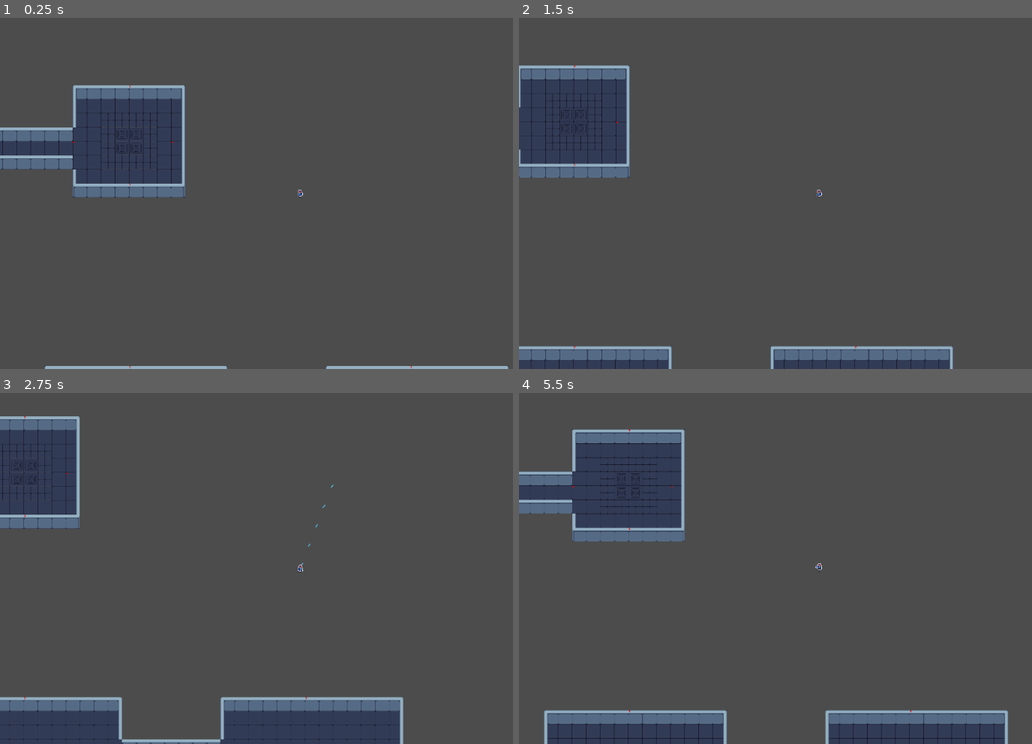
Above: before the commit, frames 1-4 (two rows, left to right).
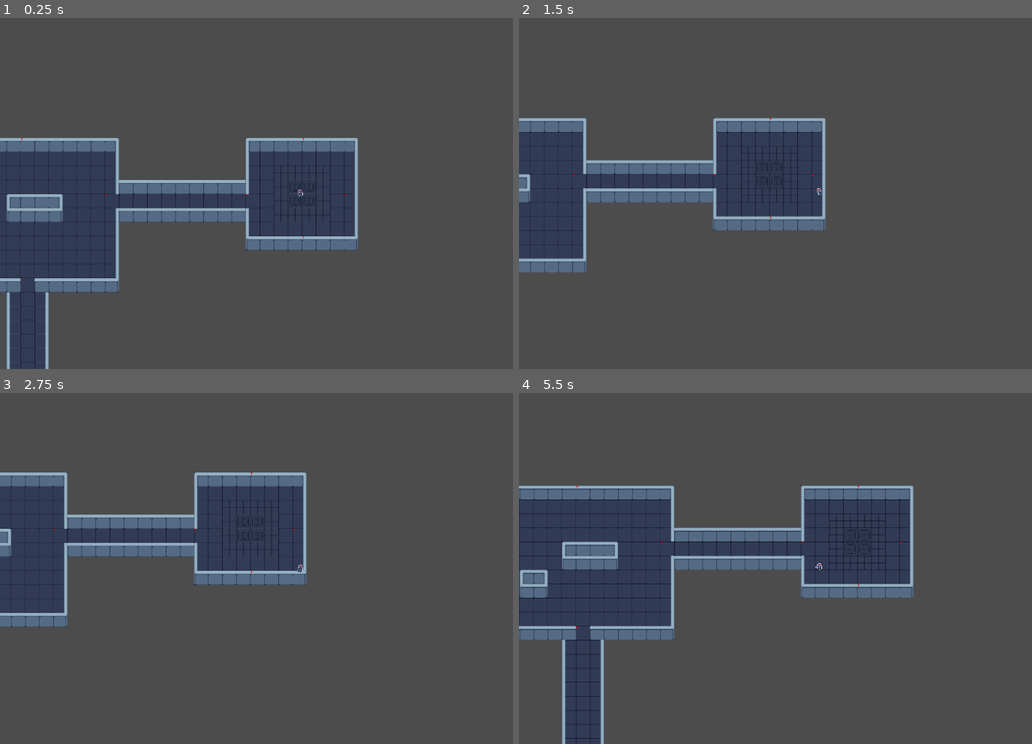
Above: after the commit, the same moments.

Repository: Manteater/H446_NEA
Game: Godot game, scene res://Source/Levels/Dungeon.tscn
The game is run twice, just before and just after one commit, with the same random seed, the same clock (stepped at 60 frames per second) and the same inputs. This scene is started directly instead of the project's main scene.
Inputs (mouse positions are in pixels of both pictures, inside the frame that each line leads up to):
- Up to frame 1 (0.25 s): no input
- Up to frame 2 (1.5 s): tap Enter at 0.5 s; move the mouse to (949, 175) at 0.52 s; hold D (move_right) 0.53-1.28 s; tap E (Interact) at 0.6 s; move the mouse to (698, 211) at 1.27 s; hold S (move_down) from 1.28 s (still down); right-click (698, 211) at 1.35 s
- Up to frame 3 (2.75 s): move the mouse to (359, 491) at 2.02 s; release S (move_down) at 2.03 s; press the mouse at (359, 491) at 2.03 s; hold D (move_right) from 2.03 s (still down)
- Up to frame 4 (5.5 s): move the mouse to (790, 638) at 2.77 s; release D (move_right) at 2.78 s; release the mouse at (790, 638) at 2.78 s; hold W (move_up) 2.78-3.53 s; tap E (Interact) at 2.85, 5.1 s; move the mouse to (1001, 621) at 3.52 s; hold Right mouse button (dash) 3.53-4.28 s; hold A (move_left) 3.53-5.03 s; move the mouse to (636, 515) at 4.27 s; click (636, 515) at 4.35 s; move the mouse to (847, 568) at 5.02 s; hold S (move_down) from 5.03 s (still down)

The runs differ from the first frame. In frame 1, 26% of the frame differs, in the area x 0-100%, y 19-100%; in frame 2, 23%; in frame 3, 25%; in frame 4, 33%, in the area x 0-96%, y 10-100%.

Commit message:
generation working

Diff:
--- a/Source/Actors/Player.tscn
+++ b/Source/Actors/Player.tscn
@@ -200,6 +200,7 @@
 [node name="Gun" type="Sprite" parent="."]
 position = Vector2( 9, 3 )
 scale = Vector2( 1.14286, 1.1875 )
+z_index = 2
 texture = ExtResource( 3 )
 script = ExtResource( 4 )
 cooldown = 10
--- a/Source/Levels/Dungeon.tscn
+++ b/Source/Levels/Dungeon.tscn
@@ -27,6 +27,12 @@
 [sub_resource type="ConvexPolygonShape2D" id=4]
 points = PoolVector2Array( 96, 96, 0, 96, 0, 0, 96, 0 )
 
+[sub_resource type="ConvexPolygonShape2D" id=5]
+points = PoolVector2Array( 32, 96, 0, 96, 0, 0, 32, 0 )
+
+[sub_resource type="ConvexPolygonShape2D" id=6]
+points = PoolVector2Array( 96, 96, 64, 96, 64, 0, 96, 0 )
+
 [sub_resource type="TileSet" id=1]
 0/name = "tileset x3.png 0"
 0/texture = ExtResource( 4 )
@@ -50,6 +56,48 @@
 "shape_transform": Transform2D( 1, 0, 0, 1, 0, 0 )
 } ]
 0/z_index = 0
+1/name = "tileset x3.png 1"
+1/texture = ExtResource( 4 )
+1/tex_offset = Vector2( 0, 0 )
+1/modulate = Color( 1, 1, 1, 1 )
+1/region = Rect2( 96, 768, 96, 96 )
+1/tile_mode = 0
+1/occluder_offset = Vector2( 0, 0 )
+1/navigation_offset = Vector2( 0, 0 )
+1/shape_offset = Vector2( 0, 0 )
+1/shape_transform = Transform2D( 1, 0, 0, 1, 0, 0 )
+1/shape = SubResource( 5 )
+1/shape_one_way = false
+1/shape_one_way_margin = 1.0
+1/shapes = [ {
+"autotile_coord": Vector2( 0, 0 ),
+"one_way": false,
+"one_way_margin": 1.0,
+"shape": SubResource( 5 ),
+"shape_transform": Transform2D( 1, 0, 0, 1, 0, 0 )
+} ]
+1/z_index = 0
+2/name = "tileset x3.png 2"
+2/texture = ExtResource( 4 )
+2/tex_offset = Vector2( 0, 0 )
+2/modulate = Color( 1, 1, 1, 1 )
+2/region = Rect2( 864, 768, 96, 96 )
+2/tile_mode = 0
+2/occluder_offset = Vector2( 0, 0 )
+2/navigation_offset = Vector2( 0, 0 )
+2/shape_offset = Vector2( 0, 0 )
+2/shape_transform = Transform2D( 1, 0, 0, 1, 0, 0 )
+2/shape = SubResource( 6 )
+2/shape_one_way = false
+2/shape_one_way_margin = 1.0
+2/shapes = [ {
+"autotile_coord": Vector2( 0, 0 ),
+"one_way": false,
+"one_way_margin": 1.0,
+"shape": SubResource( 6 ),
+"shape_transform": Transform2D( 1, 0, 0, 1, 0, 0 )
+} ]
+2/z_index = 0
 
 [node name="Dungeon" type="Node2D"]
 script = ExtResource( 1 )
@@ -70,6 +118,7 @@
 format = 1
 
 [node name="border" type="TileMap" parent="."]
+z_index = 3
 tile_set = SubResource( 1 )
 cell_size = Vector2( 96, 96 )
 collision_layer = 4
@@ -80,14 +129,11 @@
 zoom = Vector2( 4, 4 )
 
 [node name="Player" parent="." instance=ExtResource( 3 )]
-position = Vector2( 1168, 358 )
+position = Vector2( -13, -2 )
 z_index = 1
 speed = 800
 
 [node name="Camera2D" parent="Player" index="7"]
 zoom = Vector2( 4, 4 )
 
-[node name="CollisionShape2D" parent="Player/interactionArea" index="0"]
-position = Vector2( 5, 2 )
-
 [editable path="Player"]
--- a/Source/Levels/LevelGenerator.gd
+++ b/Source/Levels/LevelGenerator.gd
@@ -68,7 +68,7 @@
 		var coordX = startCell.x + (directionVec*i).x#updates the vector by moving it in the direction specified
 		var coordY = startCell.y + (directionVec*i).y
 		#print("coordinate (", coordX,",",coordY,")")
-		border.set_cell(coordX,coordY,1)
+		ground.set_cell(coordX,coordY,1)
 		if directionVec.y == 0:#if the y value doesnt change then the path must be horizontal
 			#either up or down
 			#puts tiles up and below the y coordinates
@@ -78,9 +78,9 @@
 			ground.set_cell(coordX,coordY-1,0)
 		else:	#otherwise it must be vertical
 			#puts cells left and right of the coordinate
-			border.set_cell(coordX+1,coordY,0)
+			border.set_cell(coordX+1,coordY,2)
 			ground.set_cell(coordX+1,coordY,0)
-			border.set_cell(coordX-1,coordY,0)
+			border.set_cell(coordX-1,coordY,1)
 			ground.set_cell(coordX-1,coordY,0)
 
 		ground.set_cell(coordX,coordY,0)
@@ -149,14 +149,32 @@
 	return currentCoord
 
 func removeCollisions(room):
-	var roomTiles = room.get_node("border")#the tilemap for the walls is fetched from the room node
-	var worldUsed = ground.get_used_cells()#the cells that are used for the hallways are fetched
-	var roomUsed = roomTiles.get_used_cells()#the cells used in the tilemap for the room walls are fetched
-	for cell in roomUsed:
-		var worldPos = roomTiles.to_global(roomTiles.map_to_world(cell))#the global position of each cell in the room node is calculated
+	var roomConnectionTiles = room.get_node("connections")#the door tiles from the room are fetched
+	var roomBorderTiles = room.get_node("border")#the tilemap for the walls is fetched from the room node
+	var roomGroundtiles = room.get_node("floor")
+	var roomGroundUsed  = roomGroundtiles.get_used_cells()
+	var roomConnectionUsed = roomConnectionTiles.get_used_cells()
+	for cell in roomConnectionUsed:#each potential door is iterated over
+		var worldPos = roomBorderTiles.to_global(roomBorderTiles.map_to_world(cell))#the global position of each cell in the room node is calculated
 		var localCell = ground.world_to_map(worldPos)#the map position of the cell that this co ordinate corresponds to is calculated
 		if ground.get_cell(localCell.x, localCell.y) != -1:#if the cell is set then it means that tiles are overlapping
-			roomTiles.set_cell(cell.x, cell.y, -1)#then the room tile is set to dissapear
+			roomBorderTiles.set_cell(cell.x, cell.y, -1)#then the room tile is set to dissapear
+	for cell in roomGroundUsed:#every room cell used it iterated over
+		var worldPos = roomGroundtiles.to_global(roomGroundtiles.map_to_world(cell))#the global co ordinates of the tile is calculated
+		var localCell = border.world_to_map(worldPos)#the corresponding cell from the connection is fetched
+		if border.get_cell(localCell.x, localCell.y) != -1:#if the cell is collifding then it is removed
+			border.set_cell(localCell.x,localCell.y,-1)
+
+
+func calcConnectionLength(room,direction,separation):
+	var radius = null
+	match direction:
+		0: radius = room.upRadius
+		1: radius = room.rightRadius
+		2: radius = room.leftRadius
+		3: radius = room.downRadius
+	var length = (separation - (radius*96))/96
+	return length
 
 
 
@@ -171,6 +189,7 @@
 	var doorCoord = null
 	var validDoor = false
 	var room: Room_
+	var prevRoom:Room_
 	while roomsLeft>0:
 
 		if roomsLeft == numberOfRooms:
@@ -180,27 +199,30 @@
 			room.coord = Vector2(0,0)
 			saveRoomExits(currentCell,room)#the exits are saved
 			get_tree().get_current_scene().add_child(room)#the room is placed
+			prevRoom = room
 
 		else:
 			#the direction of the door is determined
 			#and the location of the next room is calculated
 			validDoor = false
+			room = load(rooms[randi()%rooms.size()]).instance()#random room is picked from the list
 			while not validDoor:
 				door = getRandomDoor()# a new doors is fetched
 
-				var newCoord = calcNewPosition(door,currentCoord)#the estimated new co ordinate is calculated
-				if not isOverlapping(newCoord,Vector2(500,500)):#the collision is checked
+				var newCoord = calcNewPosition(door,currentCoord,separation)#the estimated new co ordinate is calculated
+				if not isOverlapping(newCoord,room.getRoomSize()):#the collision is checked
 					validDoor = true
 					currentCoord = newCoord
 
 			direction = door["direction"]
+			var connectionLength = calcConnectionLength(room,direction,separation)
 			#connection is drawn
 			#coordinate of the door is calculated as a tilemap co-oridinate
 			doorCoord = currentCell+door["coord"]
-			makeConnection(doorCoord,door["direction"],10)#a path is made from the door and 10 cells into the doors direction
-			removeCollisions(room)
+			makeConnection(doorCoord,door["direction"],connectionLength)#a path is made from the door and 10 cells into the doors direction
+			removeCollisions(prevRoom)
 			#the room is placed at the end of the connection
-			room = load(rooms[randi()%rooms.size()]).instance()#random room is picked from the list
+
 			room.global_position = currentCoord#room position is set to current actual co-ordinate
 
 			currentCell = border.world_to_map(currentCoord)#new cell is calculated from the position of the room
@@ -208,4 +230,6 @@
 			get_tree().get_current_scene().add_child(room)#the room is placed
 			room.coord = currentCoord
 			removeCollisions(room)
+			prevRoom = room
+			print(unusedDoors)
 		roomsLeft-=1#roomselft is reduced by one
Not shown: 1 places in Source/Levels/Dungeon.tscn that only renumber resources
